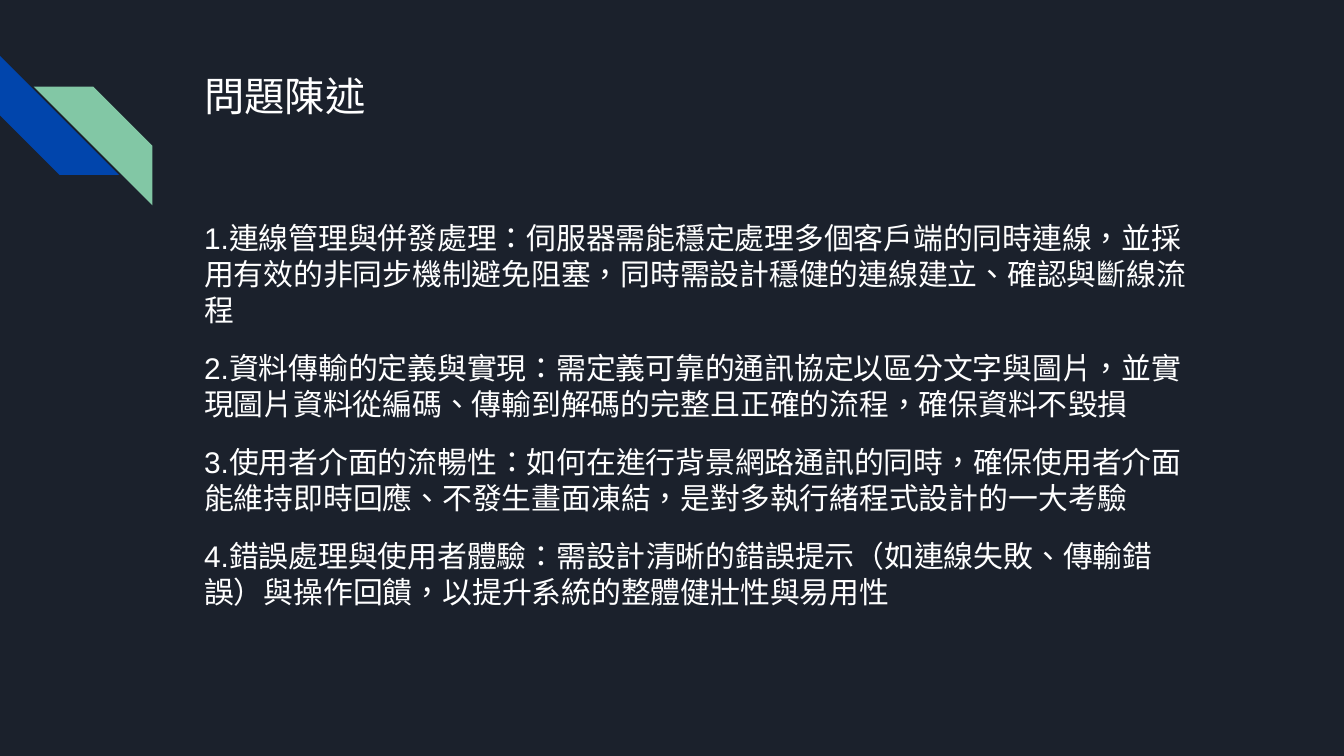
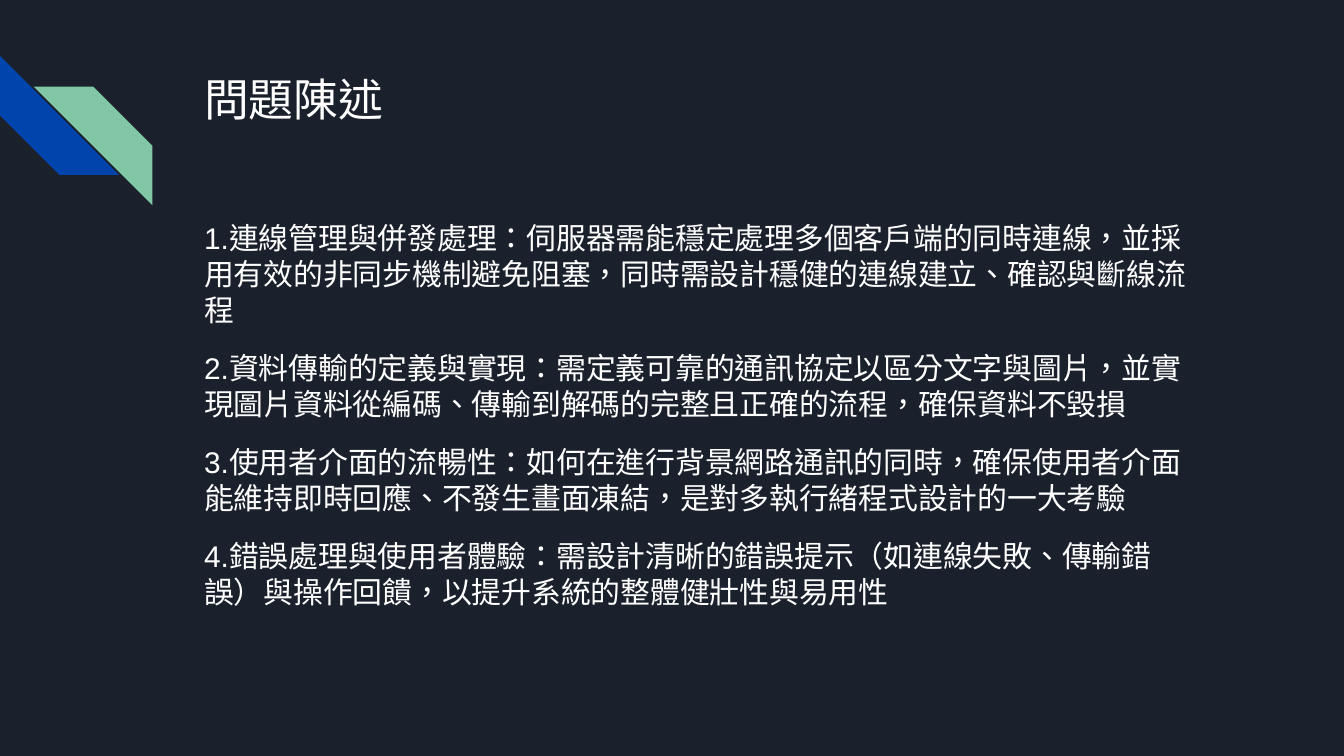
Before and after one commit to wortelbend/C-Sharp_Final, a slide deck: slide 5 of 文件/期末專題 PPT (1).pptx. Drawn at 1344x756 pixels with LibreOffice and Linux fonts; fonts in the diff are those of the drawing. Boxes give left, top, right and bottom in pixels: in the first picture for what was removed or moved away, otherwise in the second. Text is boxed around its words. In the diff, an @@ line names an element or a change of style, - is before the commit and + after.

```diff
--- a/文件/期末專題 PPT (1).pptx
+++ b/文件/期末專題 PPT (1).pptx
@@ title "問題陳述" at (204, 78, 383, 120): size 21.6 to 24 pt @@
```
Also in this commit, not shown: 1 other slide changed.
